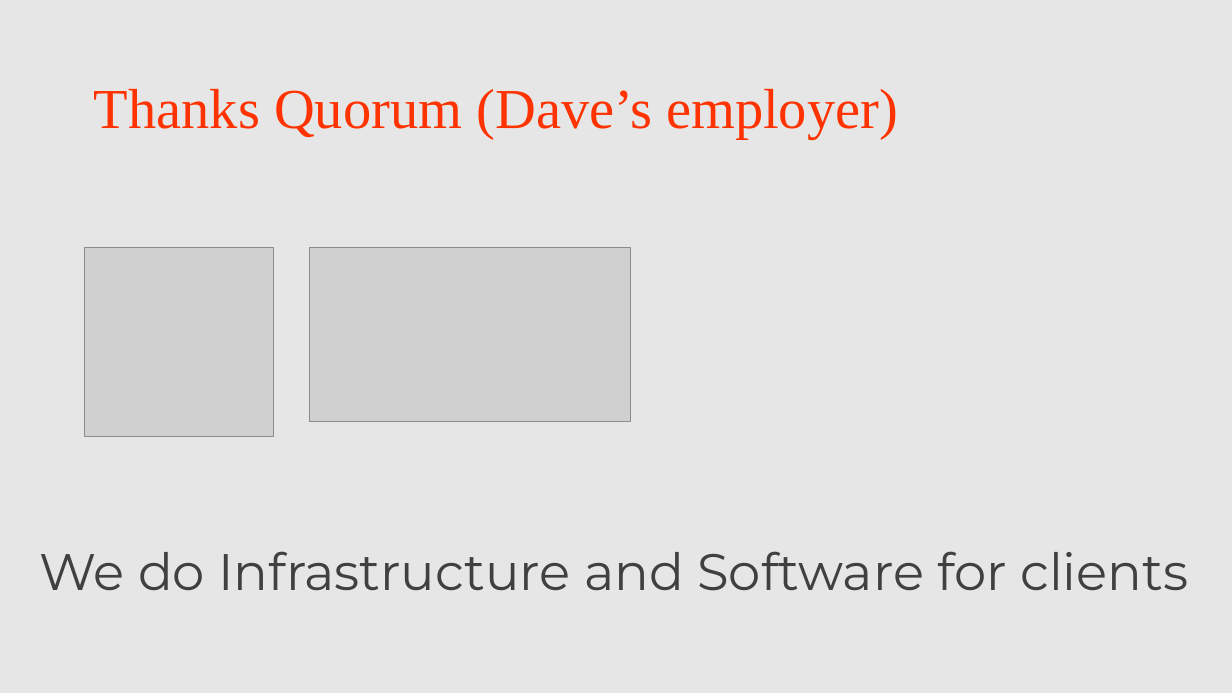
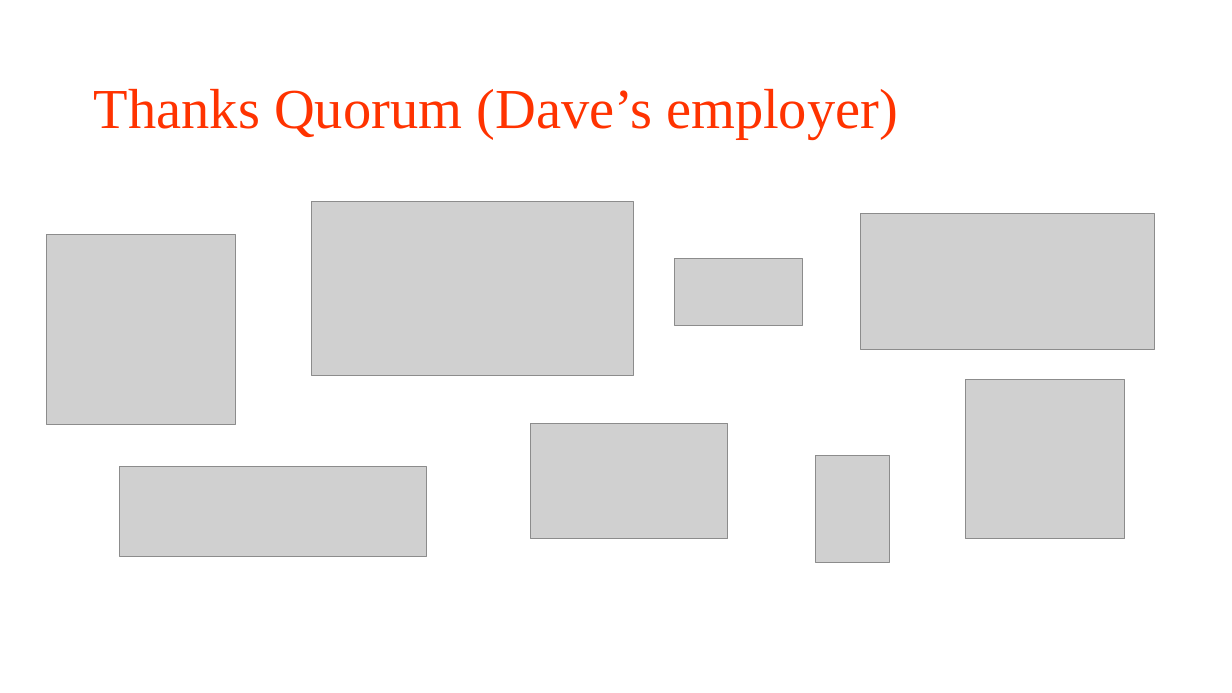
Before and after one commit to djhmateer/davesmusic, a slide deck: slide 2 of Documents/DavesTopMusic.pptx. Drawn at 1232x693 pixels with LibreOffice and Linux fonts; fonts in the diff are those of the drawing; grey boxes stand for pictures. Boxes give left, top, right and bottom in pixels: in the first picture for what was removed or moved away, otherwise in the second. Text is boxed around its words. In the diff, an @@ line names an element or a change of style, - is before the commit and + after.

```diff
--- a/Documents/DavesTopMusic.pptx
+++ b/Documents/DavesTopMusic.pptx
@@ background #E7E6E6 to #FFFFFF @@
@@ picture: place and size @@
-picture at box(310, 248, 631, 421)
+picture at box(312, 202, 634, 376)
@@ picture: place and size @@
-picture at box(85, 248, 274, 437)
+picture at box(46, 235, 236, 424)
@@ picture added at box(861, 213, 1155, 349) @@
@@ picture added at box(675, 259, 803, 325) @@
@@ picture added at box(966, 380, 1125, 539) @@
@@ picture added at box(531, 423, 728, 539) @@
@@ picture added at box(119, 467, 426, 556) @@
@@ picture added at box(816, 456, 889, 563) @@
@@ text removed at box(40, 551, 1189, 591) @@
-We do Infrastructure and Software for clients
```
Also in this commit, not shown: 1 other slide changed, 20 slides added, 1 other file.
